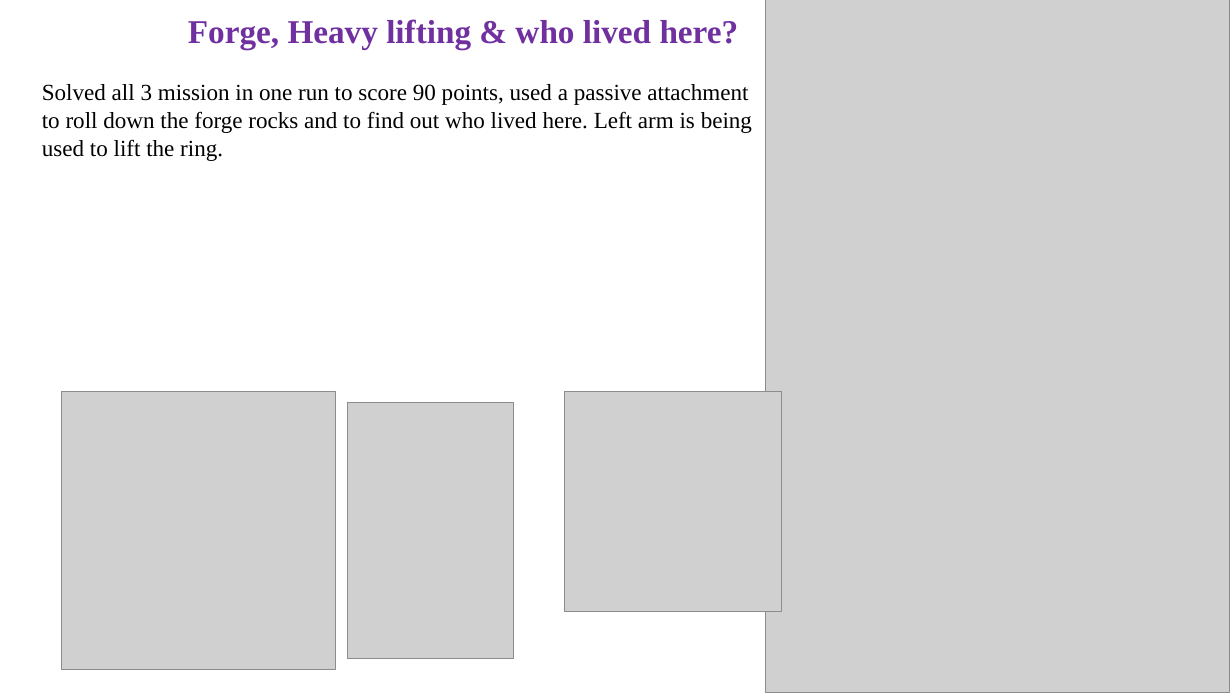
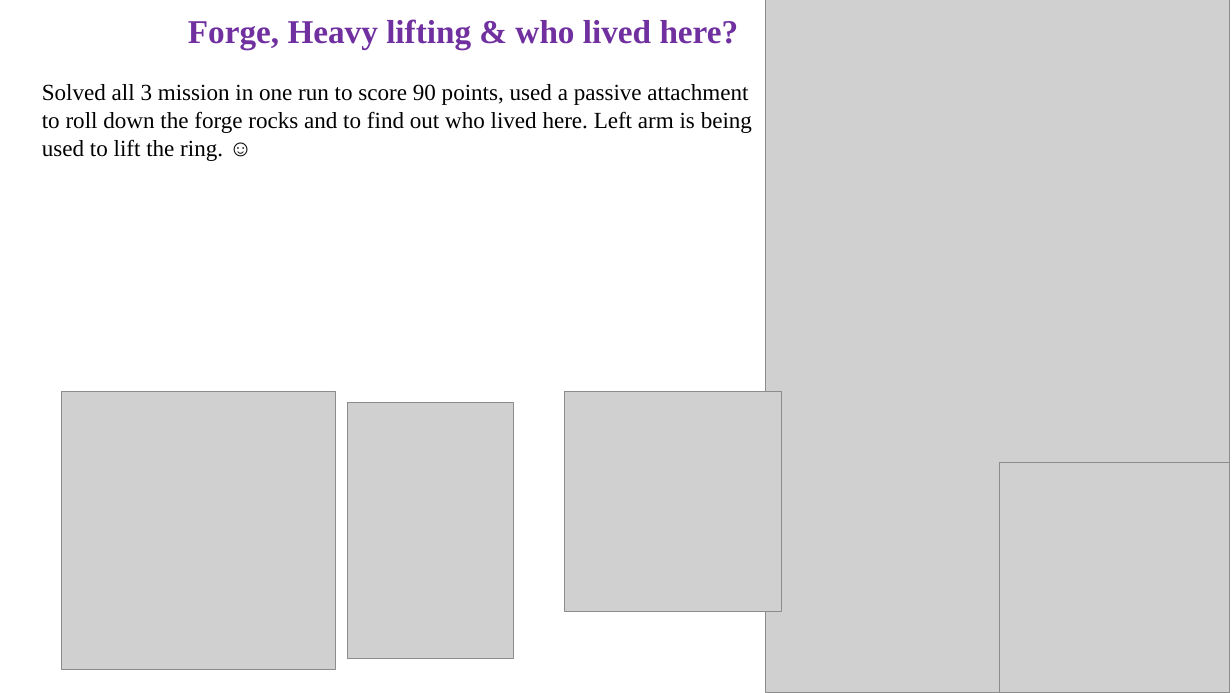
Before and after one commit to rkolavennu/EarthBuilders, a slide deck: slide 4 of Robot Design.pptx. Drawn at 1232x693 pixels with LibreOffice and Linux fonts; fonts in the diff are those of the drawing; grey boxes stand for pictures. Boxes give left, top, right and bottom in pixels: in the first picture for what was removed or moved away, otherwise in the second. Text is boxed around its words. In the diff, an @@ line names an element or a change of style, - is before the commit and + after.

```diff
--- a/Robot Design.pptx
+++ b/Robot Design.pptx
@@ text at bbox=[42, 84, 752, 161]: text changed @@
-Solved all 3 mission in one run to score 90 points, used a passive attachment to roll down the forge rocks and to find out who lived here. Left arm is being used to lift the ring.
+Solved all 3 mission in one run to score 90 points, used a passive attachment to roll down the forge rocks and to find out who lived here. Left arm is being used to lift the ring. ☺
@@ picture added at bbox=[1000, 463, 1229, 692] @@
```
Also in this commit, not shown: 5 other slides changed.
